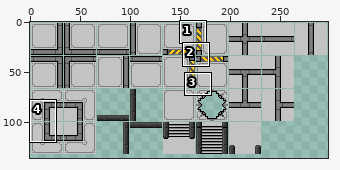
Sprite sheet: Assets/Resources/Textures/Tiles/gameTiles01.png. The first picture is a wide view before the edit; the outline marks the close-up.
Close-up. Before the edit:
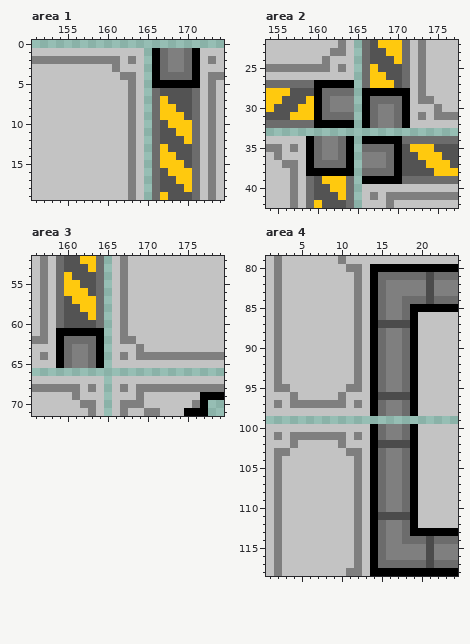
The file is 298x166 pixels. Colours within 5 levels of each other are drawn and written as one. Shown: area 1: x 151..174, y 0..19; area 2: x 154..177, y 22..42; area 3: x 156..179, y 52..71; area 4: x 1..24, y 79..118. The wide view leaves out empty margins. The commit also changed other parts of the picture, which this record leaves out.
After the commit:
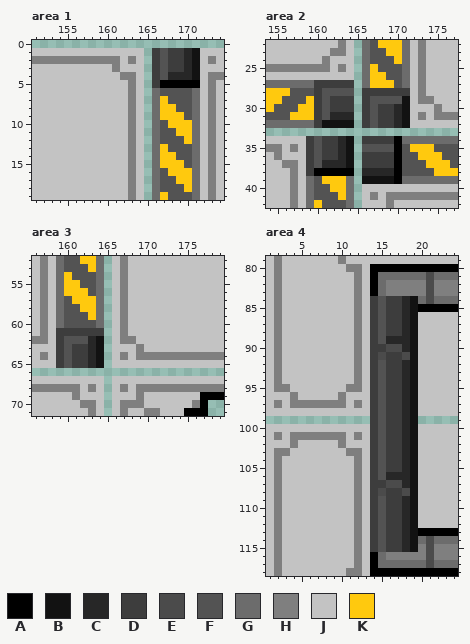
Palette (. is transparent): A #000000  B #121212  C #272727  D #3d3d3d  E #4b4b4b  F #535353  G #6c6c6c  H #7f7f7f  J #c3c3c3  K #ffc90e
The exact change:
Changed rows in their new state; - is an unchanged pixel.
Area 1:
first column x 166:
 1 DFDDCB
 2 DFDDCB
 3 DFDDCB
 4 DFCCCB
 5 D-----
Area 2:
first column x 159:
27 -DDDDD-------
28 -DFFFF-DDDDDD
29 -DFDDD-DFFFFB
30 -DFDDD-DFDDCB
31 -DFCCC-DFDDCB
32 -DBBBB-DFDDCB
34 DFDDCB-DDDD--
35 DFDDCB-FFFF--
36 DFDDCB-DDDD--
37 DFCCCB-DDDD--
38 D------CCCC--
39 -------BBBB--
Area 3:
first column x 159:
61 DDDDDD
62 DFFFCB
63 DFDDCB
64 DFDDCB
65 DFDDCB
Area 4:
first column x 14:
 84 DFDDCB
 85 DFDDCB
 86 DFDDCB
 87 DFDDCB
 88 DFDDCB
 89 DFCCCB
 90 DDEECB
 91 DEDDEB
 92 DFDDCB
 93 DFDDCB
 94 DFDDCB
 95 DFDDCB
 96 DFDDCB
 97 DFDDCB
 98 DFDDCB
 99 DFDDCB
100 DFDDCB
101 DFDDCB
102 DFDDCB
103 DFDDCB
104 DFDDCB
105 DFDDCB
106 DFCCCB
107 DDEECB
108 DEDDEB
109 DFDDCB
110 DFDDCB
111 DFDDCB
112 DFDDCB
113 DFDDCB
114 DFDDCB
115 DFDDCB
